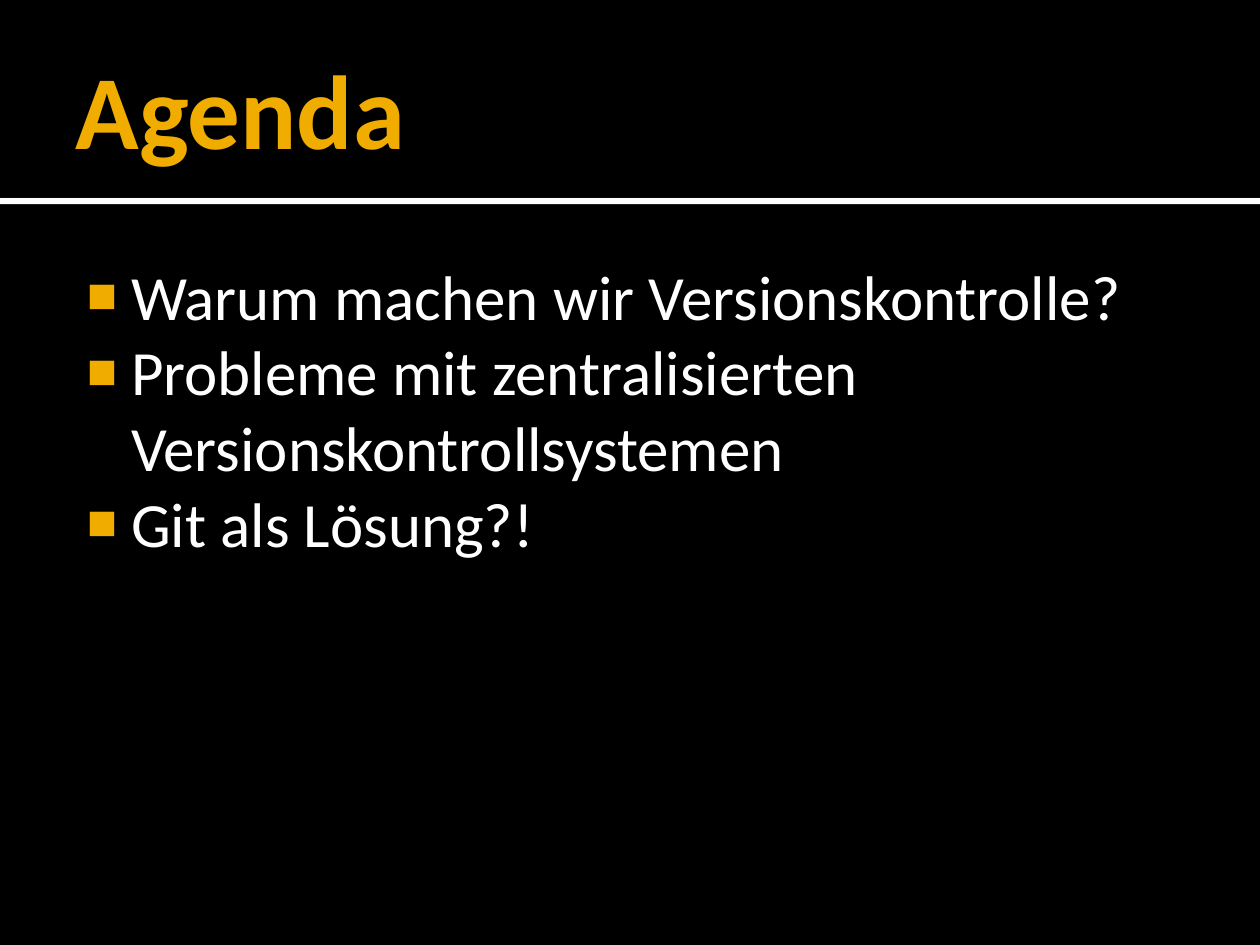
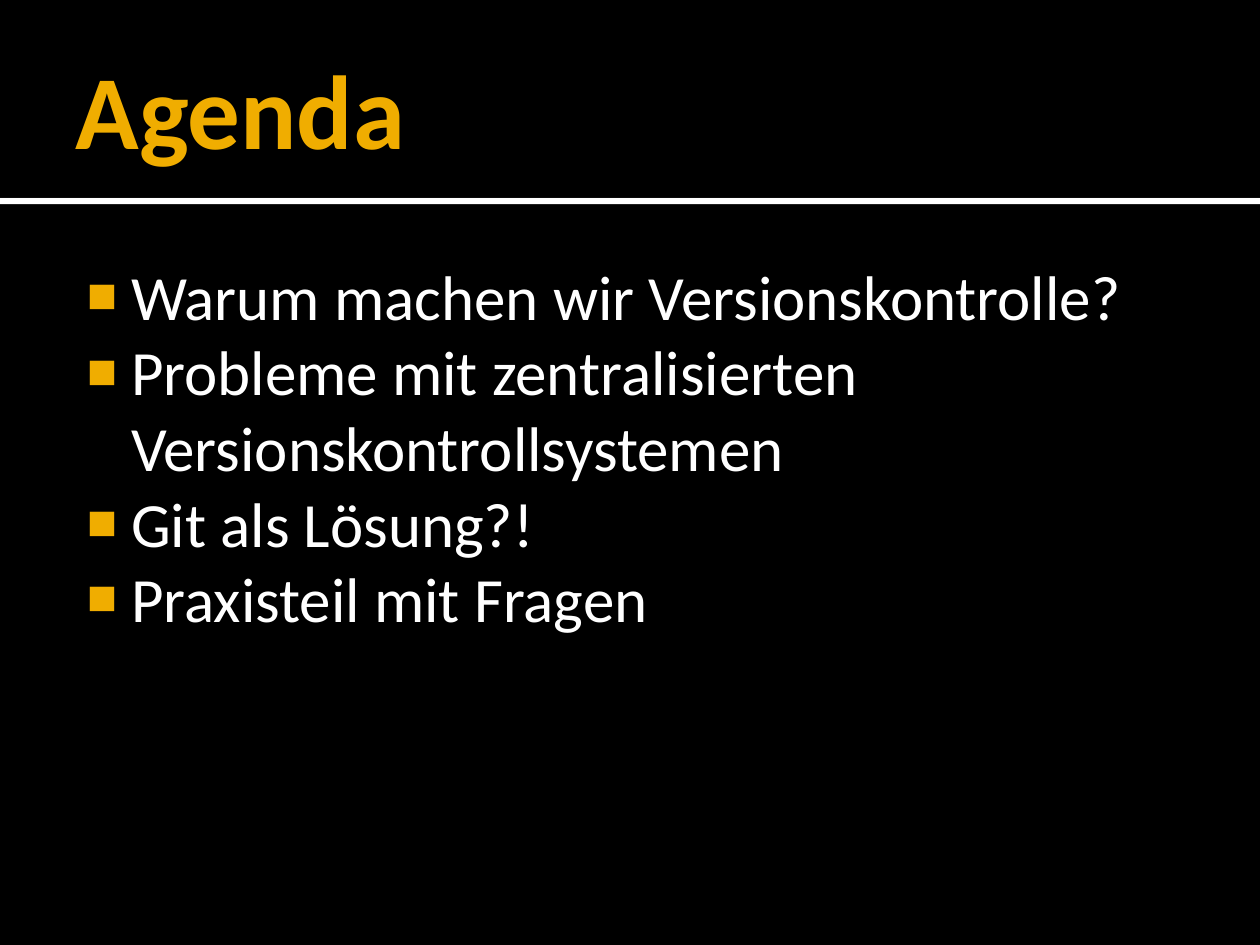
Before and after one commit to forki/GitTalk, a slide deck: slide 2 of GitTalk.pptx. Drawn at 1260x945 pixels with LibreOffice and Linux fonts; fonts in the diff are those of the drawing. Boxes give left, top, right and bottom in pixels: in the first picture for what was removed or moved away, otherwise in the second. Text is boxed around its words. In the diff, an @@ line names an element or a change of style, - is before the commit and + after.

```diff
--- a/GitTalk.pptx
+++ b/GitTalk.pptx
@@ text at (x1=131, y1=578, x2=647, y2=633): paragraph added @@
+■ Praxisteil mit Fragen
```
Also in this commit, not shown: 5 other slides changed.
